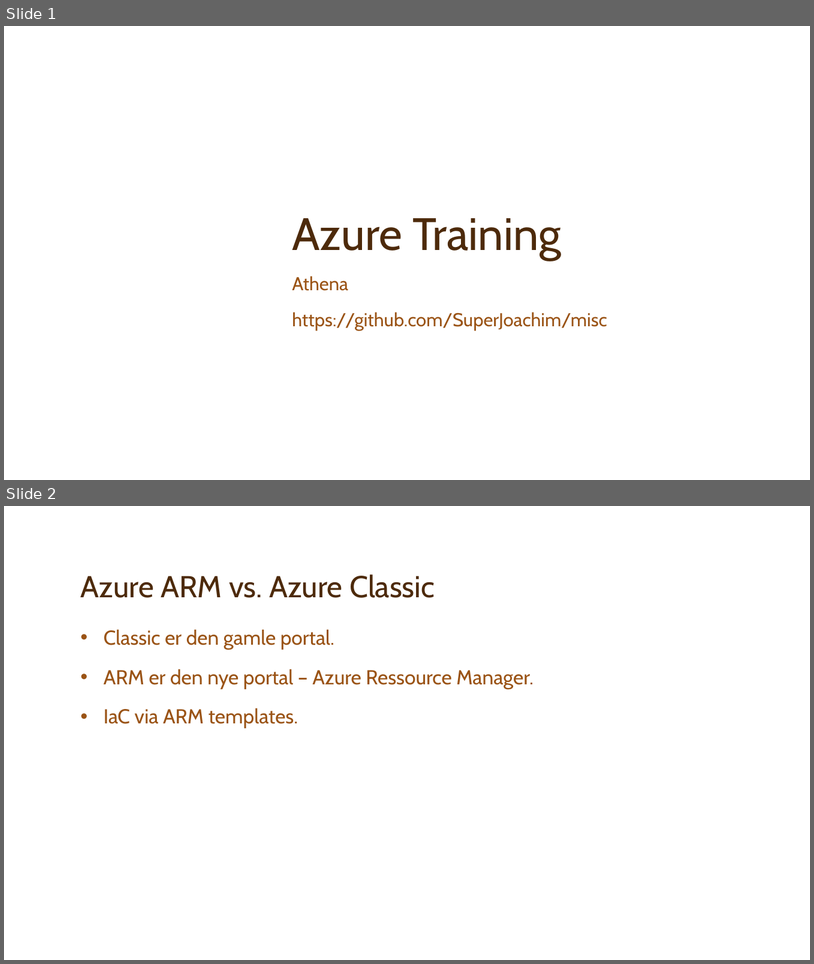
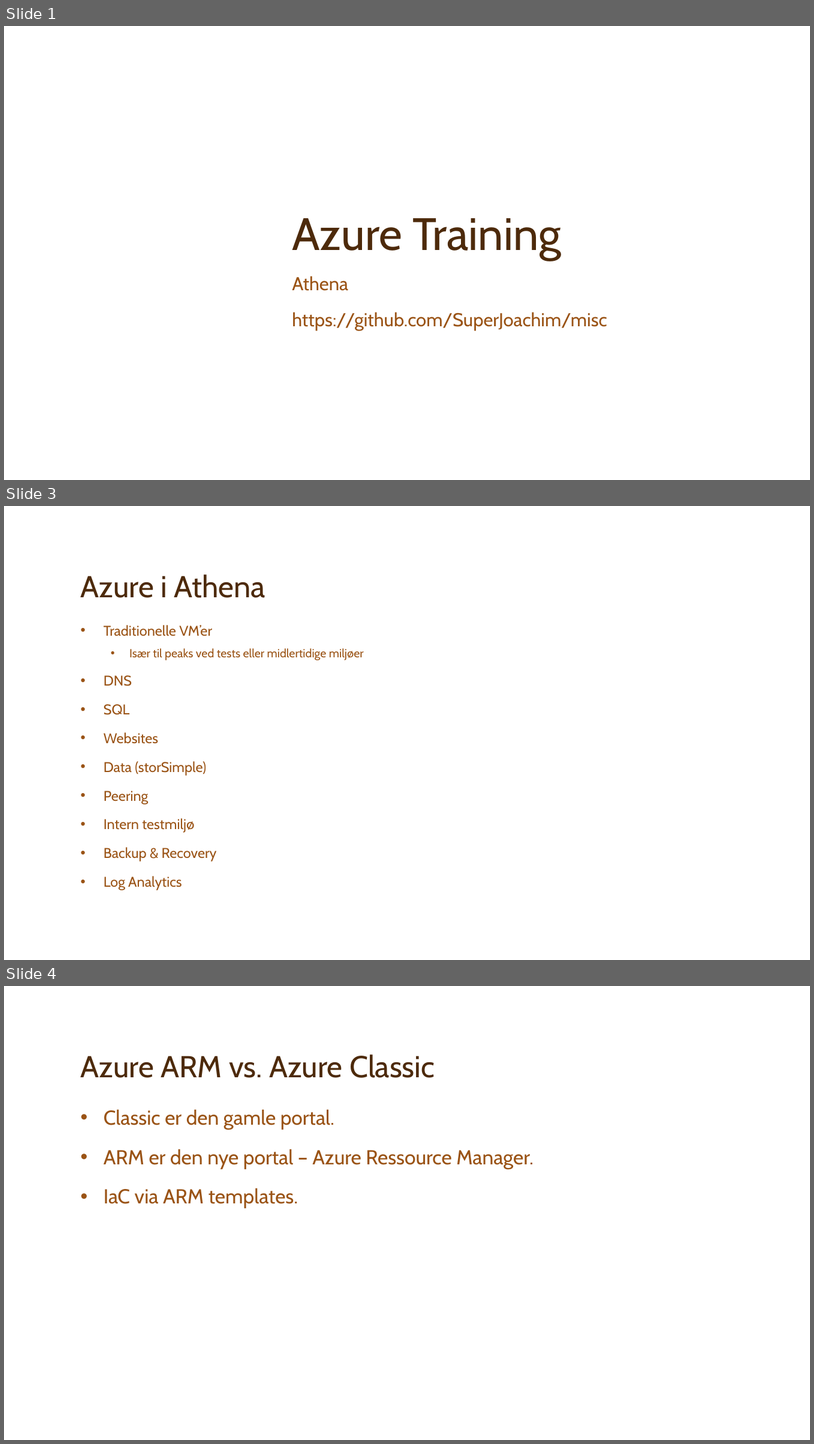
Before and after one commit to SuperJoachim/misc, a slide deck: Intro.pptx. Shown one above the other, each under a label of ours: slides 1 and 2 before the commit, slides 1, 3 and 4 after it; the slides between them are not shown. The pictures are 814x964 and 814x1444 pixels, drawn with LibreOffice and Linux fonts; fonts in the diff are those of the drawing; background and template pictures are left out. Boxes give left, top, right and bottom in pixels: in the first picture for what was removed or moved away, otherwise in the second. Text is boxed around its words. In the diff, an @@ line names an element or a change of style, - is before the commit and + after.

```diff
--- a/Intro.pptx
+++ b/Intro.pptx
@@ slide 3 added at box(4, 506, 810, 960), background picture (left out) @@
@@ title added at box(81, 574, 265, 598), 36 pt, text #4D2A0B @@
+Azure i Athena
@@ text added at box(104, 625, 364, 890), 16.8 pt, text #9A5315 @@
+• Traditionelle VM’er
+  • Især til peaks ved tests eller midlertidige miljøer
+• DNS
+• SQL
+• Websites
+• Data (storSimple)
+• Peering
+• Intern testmiljø
+• Backup & Recovery
+• Log Analytics
@@ what was slide 2 is now slide 4 @@
```
Also in this commit, not shown: 1 slide changed, 1 other slide added.
